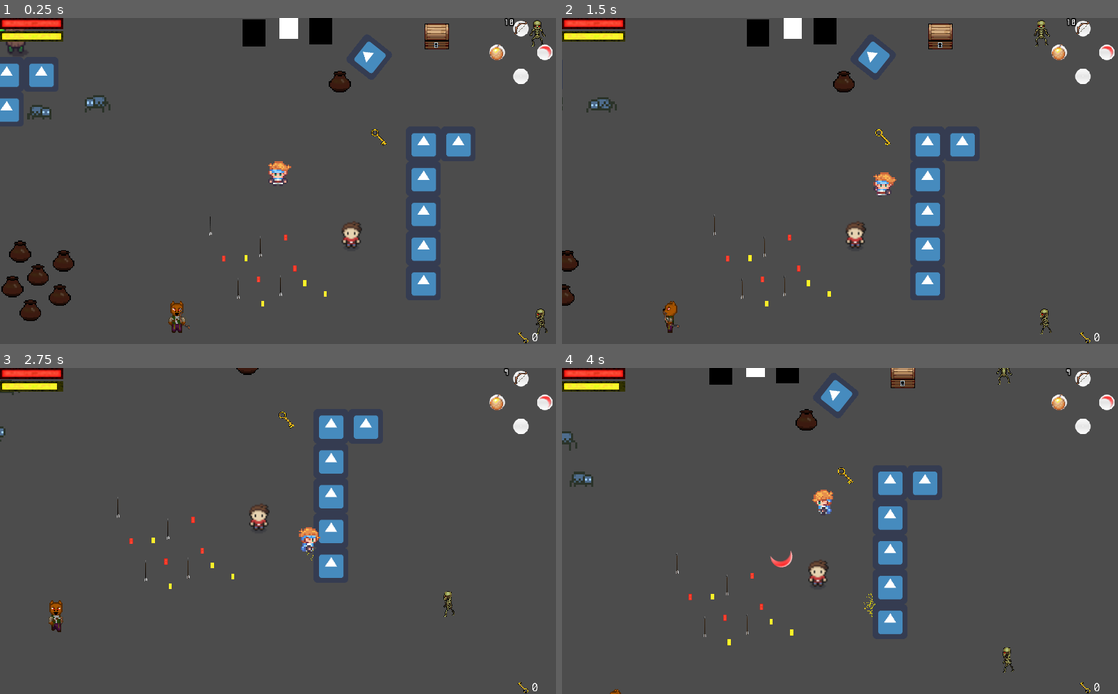
Above: before the commit, frames 1-4 (two rows, left to right).
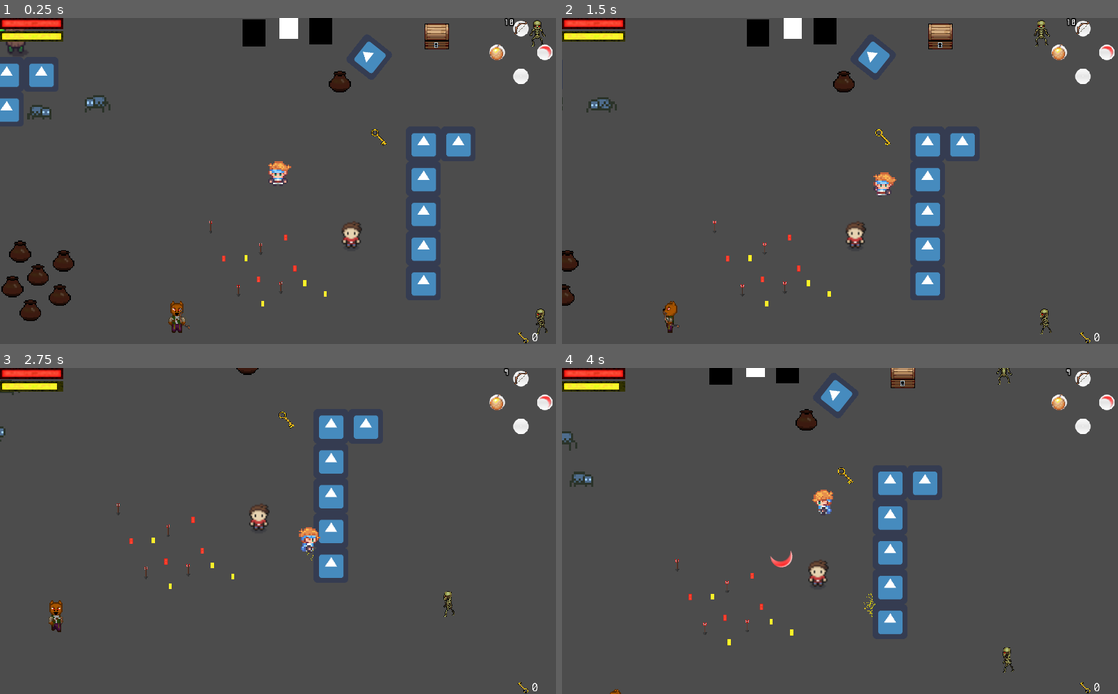
Above: after the commit, the same moments.

Repository: THESTICK16/Spirit-of-the-Unseen-prototype
Game: Godot game, scene res://TestResources/TestRoom.tscn
The game is run twice, just before and just after one commit, with the same random seed, the same clock (stepped at 60 frames per second) and the same inputs. The engine's default icon, where the game draws it, is replaced by a stand-in: a white triangle on a blue panel in a dark square. Sound files missing from this copy of the repository are replaced by a short silence.
Inputs (mouse positions are in pixels of both pictures, inside the frame that each line leads up to):
- Up to frame 1 (0.25 s): no input
- Up to frame 2 (1.5 s): tap Enter (ui_accept) at 0.5, 0.77 s; move the mouse to (962, 164) at 0.52 s; hold Right (ui_right) 0.53-1.28 s; tap L (a) at 0.6 s; click (962, 164) at 0.67 s; tap K (b) at 0.8, 1.35 s; move the mouse to (728, 197) at 1.27 s; hold Down (ui_down) from 1.28 s (still down)
- Up to frame 3 (2.75 s): tap Enter (ui_accept) at 1.52 s; tap P (x) at 1.55, 2.1 s; move the mouse to (333, 459) at 2.02 s; release Down (ui_down) at 2.03 s; hold Right (ui_right) from 2.03 s (still down); tap O (y) at 2.3 s
- Up to frame 4 (4 s): move the mouse to (812, 596) at 2.77 s; release Right (ui_right) at 2.78 s; hold Up (ui_up) 2.78-3.53 s; tap O (y) at 2.85 s; click (812, 596) at 2.92 s; tap Enter (ui_accept) at 3.02, 3.77 s; tap L (a) at 3.05, 3.6 s; move the mouse to (1006, 579) at 3.52 s; hold Left (ui_left) from 3.53 s (still down); tap K (b) at 3.8 s

The runs differ from the first frame. In frame 1, less than 0.1% of the frame differs, in the area x 37-51%, y 60-87%; in frame 2, less than 0.1%; in frame 3, less than 0.1%, in the area x 21-35%, y 39-66%; in frame 4, less than 0.1%.

Commit message:
Added sound effects to many scenes

Diff:
--- a/Creatures/Player/SingletonPlayer.tscn
+++ b/Creatures/Player/SingletonPlayer.tscn
@@ -9,6 +9,7 @@
 [ext_resource path="res://Assets/Solaria Demo Pack Update 01/48x48/Sprites/Hero 01 48.png" type="Texture" id=7]
 [ext_resource path="res://TestResources/State Machine Test Player/StateMchnTestPlayer.gd" type="Script" id=8]
 [ext_resource path="res://CollisionBoxes/HurtBox.tscn" type="PackedScene" id=9]
+[ext_resource path="res://Assets/Sound/SoundFX/Footsteps/Footstep_Dirt_01.wav" type="AudioStream" id=10]
 
 [sub_resource type="CapsuleShape2D" id=36]
 radius = 5.00001
@@ -432,6 +433,11 @@
 
 [node name="HUD" parent="." instance=ExtResource( 5 )]
 
+[node name="WalkingAudioStreamPlayer" type="AudioStreamPlayer" parent="."]
+stream = ExtResource( 10 )
+volume_db = -20.0
+pitch_scale = 0.8
+
 [editable path="HurtBox"]
 [editable path="SoftCollisionBox"]
 [editable path="InteractableDetectionArea"]
--- a/Globals/PlayerStats.gd
+++ b/Globals/PlayerStats.gd
@@ -119,10 +119,13 @@
 		get_tree().call_group("Unseen", "set_visible", not eyes_active)
 
 func set_dungeon_keys(new_key_count):
-	if new_key_count >= 0:
-		dungeon_keys = new_key_count
+	if new_key_count < 0:
+		return
+	if new_key_count > dungeon_keys:
+		DialogueLoader.create_dialogue_box(JSONFilePaths.ITEM_ACQUISITION_TEXT_JSON_FILEPATH, "Key")
+	dungeon_keys = new_key_count
 	emit_signal("dungeon_keys_changed", dungeon_keys)
-	DialogueLoader.create_dialogue_box(JSONFilePaths.ITEM_ACQUISITION_TEXT_JSON_FILEPATH, "Key")
+#	DialogueLoader.create_dialogue_box(JSONFilePaths.ITEM_ACQUISITION_TEXT_JSON_FILEPATH, "Key")
 
 func respawn():
 	self.health = max_health
--- /dev/null
+++ b/Globals/SFXController.gd
@@ -0,0 +1,26 @@
+extends AudioStreamPlayer
+
+var _queued_sounds = []
+
+func _ready():
+	connect("finished", self, "_check_for_next_sound")
+
+func play_sfx(sfx : AudioStream):
+	if sfx is AudioStream:
+		if playing:
+			_queued_sounds.push_front(sfx)
+			return
+		else:
+			stream = sfx
+
+	if stream != null:
+		play()
+		yield(self, "finished")
+		stream = null
+
+	else:
+		print("Failed to play Audio. No AudioStream detected.")
+
+func _check_for_next_sound():
+	if _queued_sounds.size() > 0:
+		play_sfx(_queued_sounds.pop_back())
--- /dev/null
+++ b/Globals/SFXController.tscn
@@ -0,0 +1,7 @@
+[gd_scene load_steps=2 format=2]
+
+[ext_resource path="res://Globals/SFXController.gd" type="Script" id=1]
+
+[node name="SFXController" type="AudioStreamPlayer"]
+pause_mode = 2
+script = ExtResource( 1 )
--- a/ItemContainers/Chest.gd
+++ b/ItemContainers/Chest.gd
@@ -2,6 +2,8 @@
 
 onready var sprite = $Sprite
 onready var item_sprite = $ItemSprite
+onready var open_audio = $OpenAudioStreamPlayer
+onready var get_item_audio = $GetItemAudioStreamPlayer
 
 ## The item that the player will receive by opening the chest
 export var contained_item_name : String
@@ -17,6 +19,8 @@
 	opened = is_opened
 	if opened:
 		sprite.frame = 1
+		open_audio.connect("finished", get_item_audio, "play")
+		open_audio.play()
 	elif not opened:
 		sprite.frame = 0
 
@@ -44,3 +48,4 @@
 	self.opened = true
 	show_item_sprite()
 	DialogueLoader.create_dialogue_box(JSONFilePaths.ITEM_ACQUISITION_TEXT_JSON_FILEPATH, contained_item_name)
+#	get_item_audio.play()
--- a/ItemContainers/Chest.tscn
+++ b/ItemContainers/Chest.tscn
@@ -1,9 +1,11 @@
-[gd_scene load_steps=7 format=2]
+[gd_scene load_steps=9 format=2]
 
 [ext_resource path="res://ItemContainers/ItemContainer.tscn" type="PackedScene" id=1]
 [ext_resource path="res://Assets/chest2.png" type="Texture" id=2]
 [ext_resource path="res://CollisionBoxes/InteractableArea.tscn" type="PackedScene" id=3]
 [ext_resource path="res://ItemContainers/Chest.gd" type="Script" id=4]
+[ext_resource path="res://Assets/Sound/SoundFX/Chest Creak.wav" type="AudioStream" id=5]
+[ext_resource path="res://Assets/Sound/SoundFX/open chest.wav" type="AudioStream" id=6]
 
 [sub_resource type="RectangleShape2D" id=1]
 extents = Vector2( 23, 14.5 )
@@ -37,5 +39,13 @@
 position = Vector2( 0, -35 )
 scale = Vector2( 1.5, 1.5 )
 
+[node name="OpenAudioStreamPlayer" type="AudioStreamPlayer" parent="." index="5"]
+pause_mode = 2
+stream = ExtResource( 5 )
+
+[node name="GetItemAudioStreamPlayer" type="AudioStreamPlayer" parent="." index="6"]
+pause_mode = 2
+stream = ExtResource( 6 )
+
 [editable path="HurtBox"]
 [editable path="InteractableArea"]
--- a/ItemContainers/PotRefillItemContainer.tscn
+++ b/ItemContainers/PotRefillItemContainer.tscn
@@ -1,9 +1,11 @@
-[gd_scene load_steps=3 format=2]
+[gd_scene load_steps=4 format=2]
 
 [ext_resource path="res://ItemContainers/RefillItemContainer.tscn" type="PackedScene" id=1]
 [ext_resource path="res://Assets/BrownPot.png" type="Texture" id=2]
+[ext_resource path="res://Assets/Sound/SoundFX/IceShatter.wav" type="AudioStream" id=3]
 
 [node name="PotRefillItemContainer" instance=ExtResource( 1 )]
+breaking_sound = ExtResource( 3 )
 
 [node name="Sprite" parent="." index="0"]
 scale = Vector2( 2, 2 )
--- a/ItemContainers/RefillItemContainer.gd
+++ b/ItemContainers/RefillItemContainer.gd
@@ -5,6 +5,8 @@
 export (Array, PackedScene) var possible_item_refills := []
 
 export var specific_refill : PackedScene setget set_specific_refill
+
+export var breaking_sound : AudioStream
 
 onready var hurtbox = $HurtBox
 
@@ -23,6 +25,9 @@
 	specific_refill = new_specific_refill
 
 func open(_area):
+	if breaking_sound != null:
+		SFXController.play_sfx(breaking_sound)
+
 	if specific_refill == null and possible_item_refills.size() <= 0:
 		queue_free()
 		return
--- a/Refills/ArrowItemRefill.tscn
+++ b/Refills/ArrowItemRefill.tscn
@@ -1,20 +1,22 @@
 [gd_scene load_steps=5 format=2]
 
 [ext_resource path="res://Refills/ConsumableItemRefill.tscn" type="PackedScene" id=1]
-[ext_resource path="res://Assets/arrow.png" type="Texture" id=2]
+[ext_resource path="res://Assets/Arrow2.png" type="Texture" id=2]
 [ext_resource path="res://Items/Arrow.tres" type="Resource" id=3]
 
 [sub_resource type="CapsuleShape2D" id=1]
 radius = 2.0
-height = 28.0
+height = 16.0
 
 [node name="ArrowItemRefill" instance=ExtResource( 1 )]
 item_resource = ExtResource( 3 )
 refill_amount = 5
 
-[node name="CollisionShape2D" parent="." index="0"]
+[node name="Sprite" parent="." index="0"]
+texture = ExtResource( 2 )
+hframes = 2
+vframes = 2
+
+[node name="CollisionShape2D" parent="." index="1"]
+position = Vector2( 0, 4 )
 shape = SubResource( 1 )
-
-[node name="Sprite" parent="." index="1"]
-scale = Vector2( 0.3, 0.3 )
-texture = ExtResource( 2 )
--- a/Refills/ConsumableItemRefill.gd
+++ b/Refills/ConsumableItemRefill.gd
@@ -4,6 +4,8 @@
 export var item_resource : Resource
 ## The amount by which the refill will refill the thing that it refills
 export var refill_amount := 1
+## The sound that will play when the item is picked up
+export var acquisition_sound : AudioStream
 
 func _ready():
 	connect("area_entered", self, "acquire")
@@ -14,4 +16,5 @@
 
 func acquire(_body):
 	refill_item_stock()
+	SFXController.play_sfx($AudioStreamPlayer.stream)
 	queue_free()
--- a/Refills/ConsumableItemRefill.tscn
+++ b/Refills/ConsumableItemRefill.tscn
@@ -1,7 +1,9 @@
-[gd_scene load_steps=3 format=2]
+[gd_scene load_steps=4 format=2]
 
 [ext_resource path="res://Refills/ConsumableItemRefill.gd" type="Script" id=1]
 [ext_resource path="res://Refills/Refill.tscn" type="PackedScene" id=2]
+[ext_resource path="res://Assets/Sound/SoundFX/coin.wav" type="AudioStream" id=3]
 
 [node name="ConsumableItemRefill" instance=ExtResource( 2 )]
 script = ExtResource( 1 )
+acquisition_sound = ExtResource( 3 )
--- a/Refills/Refill.tscn
+++ b/Refills/Refill.tscn
@@ -1,4 +1,6 @@
-[gd_scene load_steps=2 format=2]
+[gd_scene load_steps=3 format=2]
+
+[ext_resource path="res://Assets/Sound/SoundFX/coin.wav" type="AudioStream" id=1]
 
 [sub_resource type="CircleShape2D" id=1]
 radius = 6.08276
@@ -11,3 +13,8 @@
 shape = SubResource( 1 )
 
 [node name="Sprite" type="Sprite" parent="."]
+
+[node name="AudioStreamPlayer" type="AudioStreamPlayer" parent="."]
+stream = ExtResource( 1 )
+volume_db = 5.0
+pitch_scale = 2.0
--- a/Refills/StatRefill.gd
+++ b/Refills/StatRefill.gd
@@ -6,6 +6,8 @@
 export var refill_stat_name : String
 ## The amount by which the stat will be refilled
 export var refill_amount := 1
+## The sound that will play when the item is picked up
+export var acquisition_sound : AudioStream
 
 func _ready():
 	connect("area_entered", self, "acquire")
@@ -18,4 +20,7 @@
 
 func acquire(body):
 	refill_stat()
+#	audio.play()
+	print(acquisition_sound)
+	SFXController.play_sfx($AudioStreamPlayer.stream)
 	queue_free()
--- a/Refills/StatRefill.tscn
+++ b/Refills/StatRefill.tscn
@@ -1,7 +1,9 @@
-[gd_scene load_steps=3 format=2]
+[gd_scene load_steps=4 format=2]
 
 [ext_resource path="res://Refills/Refill.tscn" type="PackedScene" id=1]
 [ext_resource path="res://Refills/StatRefill.gd" type="Script" id=2]
+[ext_resource path="res://Assets/Sound/SoundFX/coin.wav" type="AudioStream" id=3]
 
 [node name="StatRefill" instance=ExtResource( 1 )]
 script = ExtResource( 2 )
+acquisition_sound = ExtResource( 3 )
--- a/TestResources/CodeTests.gd
+++ b/TestResources/CodeTests.gd
@@ -9,10 +9,14 @@
 #	print(Equipment.get_item_field("Arrow", ConsumableItem.CURRENT_STOCK))
 #	DialogueLoader.create_dialogue_box("/Users/ryorke16/Documents/Godot Projects/Spirit of the Unseen Prototype/Dialogue JSONs/TestDialogue.json")
 #	print(equipment.get_item_field("Arrow", Item.ACQUISITION_MESSAGE))
-	test_input_map_stuff()
-	Input.connect("joy_connection_changed", self, "controller_changed")
-	if Input.is_joy_known(0):
-			print("Recognized " + str(Input.get_joy_name(0)))
+#	test_input_map_stuff()
+#	Input.connect("joy_connection_changed", self, "controller_changed")
+#	if Input.is_joy_known(0):
+#			print("Recognized " + str(Input.get_joy_name(0)))
+	SFXController.play_sfx(load("res://Assets/Sound/SoundFX/IceShatter.wav"))
+	SFXController.play_sfx(load("res://Assets/Sound/SoundFX/open chest.wav"))
+	SFXController.play_sfx(load("res://Assets/Sound/SoundFX/rumble_shortened.wav"))
+	SFXController.play_sfx(load("res://Assets/Sound/SoundFX/qubodup-DoorClose01.wav"))
 
 #func _unhandled_input(event):
 ##	if event.device != 0:
--- a/TestResources/State Machine Test Player/Move.gd
+++ b/TestResources/State Machine Test Player/Move.gd
@@ -50,10 +50,11 @@
 ##@override
 func enter(_msg := {}) -> void:
 	player.animation_state.travel("Move")
+	player.walking_audio.play()
 
 
 ## Virtual function. Called by the state machine before changing the active state. Use this function
 ## to clean up the state.
 ##@override
 func exit() -> void:
-	pass
+	player.walking_audio.stop()
--- a/TestResources/State Machine Test Player/StateMchnTestPlayer.gd
+++ b/TestResources/State Machine Test Player/StateMchnTestPlayer.gd
@@ -31,6 +31,7 @@
 onready var sprite_center_position = $SpriteCenterPosition2D
 onready var interactable_detection_area = $InteractableDetectionArea
 onready var hud = $HUD
+onready var walking_audio = $WalkingAudioStreamPlayer
 #onready var inventory_menu = $Inventory
 #---------------------------------------------------------------------------------------
 
@@ -51,6 +52,11 @@
 var can_use_spirit_attack := true
 #---------------------------------------------------------------------------------------
 
+	#Misc.
+#---------------------------------------------------------------------------------------
+
+#---------------------------------------------------------------------------------------
+
 func _ready():
 	PlayerStats.player = self
 	if hurtbox != null:
@@ -58,6 +64,8 @@
 	if interactable_detection_area != null:
 		interactable_detection_area.connect("area_entered", self, "recognize_interactable")
 		interactable_detection_area.connect("area_exited", self, "remove_interactable")
+	if walking_audio != null:
+		walking_audio.connect("finished", self, "vary_walking_pitch")
 
 func _unhandled_input(_event):
 	if Input.is_action_just_pressed("toggle_eyes"):
@@ -115,3 +123,6 @@
 #	if button != "a" and button != "b" and button != "x" and button != "y":
 #		return
 #	return stats.get_equipped_item(button)
+
+func vary_walking_pitch():
+	walking_audio.pitch_scale = rand_range(0.8, 1.2)
--- a/TestResources/TestRoom.tscn
+++ b/TestResources/TestRoom.tscn
@@ -69,39 +69,75 @@
 
 [node name="ArrowItemRefill" parent="YSort" instance=ExtResource( 10 )]
 position = Vector2( 472, 372 )
+collision_layer = 1024
+collision_mask = 0
+acquisition_sound = null
 
 [node name="ArrowItemRefill2" parent="YSort" instance=ExtResource( 10 )]
 position = Vector2( 601, 484 )
+collision_layer = 1024
+collision_mask = 0
+acquisition_sound = null
 
 [node name="ArrowItemRefill3" parent="YSort" instance=ExtResource( 10 )]
 position = Vector2( 523, 489 )
+collision_layer = 1024
+collision_mask = 0
+acquisition_sound = null
 
 [node name="ArrowItemRefill4" parent="YSort" instance=ExtResource( 10 )]
 position = Vector2( 564, 412 )
+collision_layer = 1024
+collision_mask = 0
+acquisition_sound = null
 
 [node name="HealthStatRefill" parent="YSort" instance=ExtResource( 11 )]
 position = Vector2( 627, 453 )
+collision_layer = 1024
+collision_mask = 0
+acquisition_sound = null
 
 [node name="HealthStatRefill2" parent="YSort" instance=ExtResource( 11 )]
 position = Vector2( 560, 473 )
+collision_layer = 1024
+collision_mask = 0
+acquisition_sound = null
 
 [node name="HealthStatRefill3" parent="YSort" instance=ExtResource( 11 )]
 position = Vector2( 496, 435 )
+collision_layer = 1024
+collision_mask = 0
+acquisition_sound = null
 
 [node name="HealthStatRefill4" parent="YSort" instance=ExtResource( 11 )]
 position = Vector2( 610, 396 )
+collision_layer = 1024
+collision_mask = 0
+acquisition_sound = null
 
 [node name="SpiritEnergyRefill" parent="YSort" instance=ExtResource( 12 )]
 position = Vector2( 683, 500 )
+collision_layer = 1024
+collision_mask = 0
+acquisition_sound = null
 
 [node name="SpiritEnergyRefill2" parent="YSort" instance=ExtResource( 12 )]
 position = Vector2( 537, 434 )
+collision_layer = 1024
+collision_mask = 0
+acquisition_sound = null
 
 [node name="SpiritEnergyRefill3" parent="YSort" instance=ExtResource( 12 )]
 position = Vector2( 645, 480 )
+collision_layer = 1024
+collision_mask = 0
+acquisition_sound = null
 
 [node name="SpiritEnergyRefill4" parent="YSort" instance=ExtResource( 12 )]
 position = Vector2( 568, 518 )
+collision_layer = 1024
+collision_mask = 0
+acquisition_sound = null
 
 [node name="PotRefillItemContainer" parent="YSort" instance=ExtResource( 13 )]
 position = Vector2( 121, 422 )
@@ -130,6 +166,9 @@
 
 [node name="KeyStatRefill" parent="YSort" instance=ExtResource( 16 )]
 position = Vector2( 785, 213 )
+collision_layer = 1024
+collision_mask = 0
+acquisition_sound = null
 
 [node name="KeyPotRefillItemContainer7" parent="YSort" instance=ExtResource( 13 )]
 position = Vector2( 710, 109 )
--- a/UI/Menus/MenuButton.gd
+++ b/UI/Menus/MenuButton.gd
@@ -1,3 +1,9 @@
 extends Button
 
 export var path_to_scene_to_load : String
+
+var selected_sound = preload("res://Assets/Sound/SoundFX/Menu Selection Click.wav")
+
+func _ready():
+	connect("focus_entered", $FocusedAudioStreamPlayer, "play")
+	connect("pressed", $SelectedAudioStreamPlayer, "play")
--- a/UI/Menus/MenuButton.tscn
+++ b/UI/Menus/MenuButton.tscn
@@ -1,7 +1,9 @@
-[gd_scene load_steps=4 format=2]
+[gd_scene load_steps=6 format=2]
 
 [ext_resource path="res://UI/Menus/MenuButton.gd" type="Script" id=1]
 [ext_resource path="res://Assets/Fonts/Inconsolata/Inscolata_50_(Menu_Button).tres" type="DynamicFont" id=2]
+[ext_resource path="res://Assets/Sound/SoundFX/beep-00.wav" type="AudioStream" id=3]
+[ext_resource path="res://Assets/Sound/SoundFX/Menu Selection Click.wav" type="AudioStream" id=4]
 
 [sub_resource type="StyleBoxEmpty" id=3]
 
@@ -22,3 +24,10 @@
 __meta__ = {
 "_edit_use_anchors_": false
 }
+
+[node name="FocusedAudioStreamPlayer" type="AudioStreamPlayer" parent="."]
+stream = ExtResource( 3 )
+pitch_scale = 0.9
+
+[node name="SelectedAudioStreamPlayer" type="AudioStreamPlayer" parent="."]
+stream = ExtResource( 4 )
--- a/Weapons/Arrow.gd
+++ b/Weapons/Arrow.gd
@@ -2,12 +2,15 @@
 
 var max_distance = 2000
 var hit := false
+
+onready var despawn_timer = $DespawnTimer
 
 func _ready():
 	start_position = global_position
 	hitbox.direction = start_direction
 	start_direction = fix_direction()
 	rotate(set_rotation_direction())
+	despawn_timer.connect("timeout", self, "queue_free")
 
 
 func _physics_process(delta):
@@ -19,6 +22,8 @@
 		hit = true
 		velocity = Vector2.ZERO
 		animated_sprite.stop()
+		if despawn_timer.is_stopped():
+			despawn_timer.start()
 #		get_parent().remove_child(self)
 #		collision.collider.add_child(self)
 #		queue_free()
--- a/Weapons/Arrow.tscn
+++ b/Weapons/Arrow.tscn
@@ -23,20 +23,20 @@
 
 [sub_resource type="SpriteFrames" id=3]
 animations = [ {
-"frames": [ ExtResource( 4 ) ],
+"frames": [ SubResource( 4 ), SubResource( 5 ), SubResource( 6 ), SubResource( 7 ) ],
 "loop": true,
-"name": "default",
-"speed": 5.0
+"name": "animated_arrow",
+"speed": 10.0
 }, {
 "frames": [ ExtResource( 4 ), ExtResource( 4 ), ExtResource( 4 ), ExtResource( 4 ), ExtResource( 4 ) ],
 "loop": false,
 "name": "stuck",
 "speed": 5.0
 }, {
-"frames": [ SubResource( 4 ), SubResource( 5 ), SubResource( 6 ), SubResource( 7 ) ],
+"frames": [ ExtResource( 4 ) ],
 "loop": true,
-"name": "animated_arrow",
-"speed": 10.0
+"name": "default",
+"speed": 5.0
 } ]
 
 [sub_resource type="RectangleShape2D" id=1]
@@ -78,4 +78,7 @@
 position = Vector2( -1, 20.5 )
 shape = SubResource( 2 )
 
+[node name="DespawnTimer" type="Timer" parent="."]
+one_shot = true
+
 [editable path="HitBox"]
--- a/WorldObjects/LockedDoor.gd
+++ b/WorldObjects/LockedDoor.gd
@@ -6,14 +6,17 @@
 onready var sprite = $Sprite
 onready var collision_shape = $CollisionShape2D
 onready var interactable_area = $InteractableArea
+onready var audio_stream_player = $AudioStreamPlayer
 
 func set_open(is_open):
 	open = is_open
 	if open:
+		audio_stream_player.connect("finished", self, "queue_free")
+		audio_stream_player.play()
 #		collision_shape.set_deferred("disabled", true)
 #		interactable_area.set_deferred("monitorable", false)
 #		sprite.hide()
-		queue_free()
+#		queue_free()
 	if not open:
 		collision_shape.set_deferred("disabled", false)
 #		interactable_area.set_deferred("monitorable", true)
--- a/WorldObjects/LockedDoor.tscn
+++ b/WorldObjects/LockedDoor.tscn
@@ -1,8 +1,9 @@
-[gd_scene load_steps=6 format=2]
+[gd_scene load_steps=7 format=2]
 
 [ext_resource path="res://Assets/BlankImage.png" type="Texture" id=1]
 [ext_resource path="res://WorldObjects/LockedDoor.gd" type="Script" id=2]
 [ext_resource path="res://CollisionBoxes/InteractableArea.tscn" type="PackedScene" id=3]
+[ext_resource path="res://Assets/Sound/SoundFX/qubodup-DoorClose01.wav" type="AudioStream" id=4]
 
 [sub_resource type="RectangleShape2D" id=1]
 extents = Vector2( 17, 27 )
@@ -27,4 +28,7 @@
 position = Vector2( 0, 1 )
 shape = SubResource( 2 )
 
+[node name="AudioStreamPlayer" type="AudioStreamPlayer" parent="."]
+stream = ExtResource( 4 )
+
 [editable path="InteractableArea"]
--- a/WorldObjects/Switches/RotatingRoomSwitch.tscn
+++ b/WorldObjects/Switches/RotatingRoomSwitch.tscn
@@ -1,7 +1,8 @@
-[gd_scene load_steps=7 format=2]
+[gd_scene load_steps=8 format=2]
 
 [ext_resource path="res://WorldObjects/Switches/Switch.tscn" type="PackedScene" id=1]
 [ext_resource path="res://Assets/RotatingSwitch.png" type="Texture" id=2]
+[ext_resource path="res://Assets/Sound/rumble_shortened.wav" type="AudioStream" id=3]
 
 [sub_resource type="CircleShape2D" id=1]
 radius = 32.0156
@@ -23,10 +24,22 @@
 "update": 0,
 "values": [ 0.0 ]
 }
+tracks/1/type = "value"
+tracks/1/path = NodePath("AudioStreamPlayer:playing")
+tracks/1/interp = 1
+tracks/1/loop_wrap = true
+tracks/1/imported = false
+tracks/1/enabled = true
+tracks/1/keys = {
+"times": PoolRealArray( 0 ),
+"transitions": PoolRealArray( 1 ),
+"update": 0,
+"values": [ false ]
+}
 
 [sub_resource type="Animation" id=4]
 resource_name = "rotate"
-length = 2.0
+length = 3.0
 tracks/0/type = "value"
 tracks/0/path = NodePath(".:rotation_degrees")
 tracks/0/interp = 1
@@ -34,10 +47,22 @@
 tracks/0/imported = false
 tracks/0/enabled = true
 tracks/0/keys = {
-"times": PoolRealArray( 0, 0.5, 1, 1.5, 2 ),
-"transitions": PoolRealArray( 1, 1, 1, 1, 1 ),
+"times": PoolRealArray( 0, 3 ),
+"transitions": PoolRealArray( 1, 1 ),
 "update": 0,
-"values": [ 0.0, 90.0, 180.0, 270.0, 360.0 ]
+"values": [ 0.0, 360.0 ]
+}
+tracks/1/type = "value"
+tracks/1/path = NodePath("AudioStreamPlayer:playing")
+tracks/1/interp = 1
+tracks/1/loop_wrap = true
+tracks/1/imported = false
+tracks/1/enabled = true
+tracks/1/keys = {
+"times": PoolRealArray( 0, 3 ),
+"transitions": PoolRealArray( 1, 1 ),
+"update": 1,
+"values": [ true, false ]
 }
 
 [node name="RotatingRoomSwitch" instance=ExtResource( 1 )]
@@ -62,4 +87,8 @@
 anims/RESET = SubResource( 3 )
 anims/rotate = SubResource( 4 )
 
+[node name="AudioStreamPlayer" type="AudioStreamPlayer" parent="." index="4"]
+stream = ExtResource( 3 )
+volume_db = 10.0
+
 [editable path="HurtBox"]
--- a/project.godot
+++ b/project.godot
@@ -158,6 +158,7 @@
 PauseController="*res://Globals/PauseController.gd"
 DialogueLoader="*res://Globals/DialogueLoader.gd"
 TransitionController="*res://Globals/TransitionController.gd"
+SFXController="*res://Globals/SFXController.tscn"
 
 [display]
 
Not shown, added: Assets/Sound/SoundFX/Chest Creak.wav.import
Not shown, added: Assets/Sound/SoundFX/Footsteps/Footstep_Dirt_00.wav.import
Not shown, added: Assets/Sound/SoundFX/Footsteps/Footstep_Dirt_01.wav.import
Not shown, added: Assets/Sound/SoundFX/Footsteps/Footstep_Dirt_02.wav.import
Not shown, added: Assets/Sound/SoundFX/Footsteps/Footstep_Dirt_03.wav.import
Not shown, added: Assets/Sound/SoundFX/Footsteps/Footstep_Dirt_04.wav.import
Not shown, added: Assets/Sound/SoundFX/Footsteps/Footstep_Dirt_05.wav.import
Not shown, added: Assets/Sound/SoundFX/Footsteps/Footstep_Dirt_06.wav.import
Not shown, added: Assets/Sound/SoundFX/Footsteps/Footstep_Dirt_07.wav.import
Not shown, added: Assets/Sound/SoundFX/Footsteps/Footstep_Dirt_08.wav.import
Not shown, added: Assets/Sound/SoundFX/Footsteps/Footstep_Dirt_09.wav.import
Not shown, added: Assets/Sound/SoundFX/IceShatter.wav.import
(and 29 more such lines)
